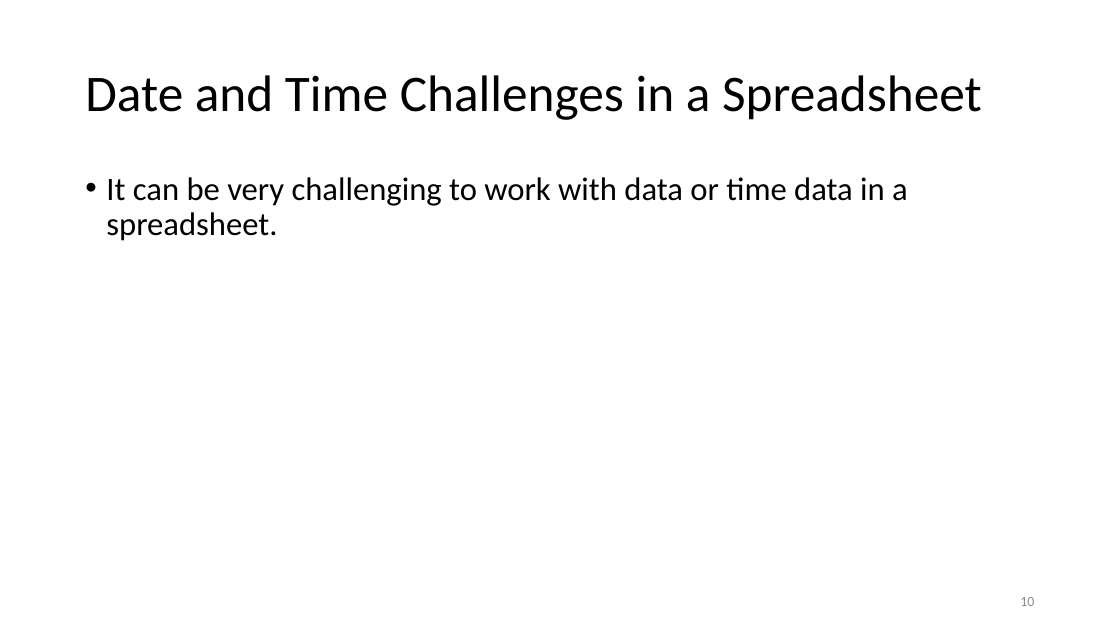
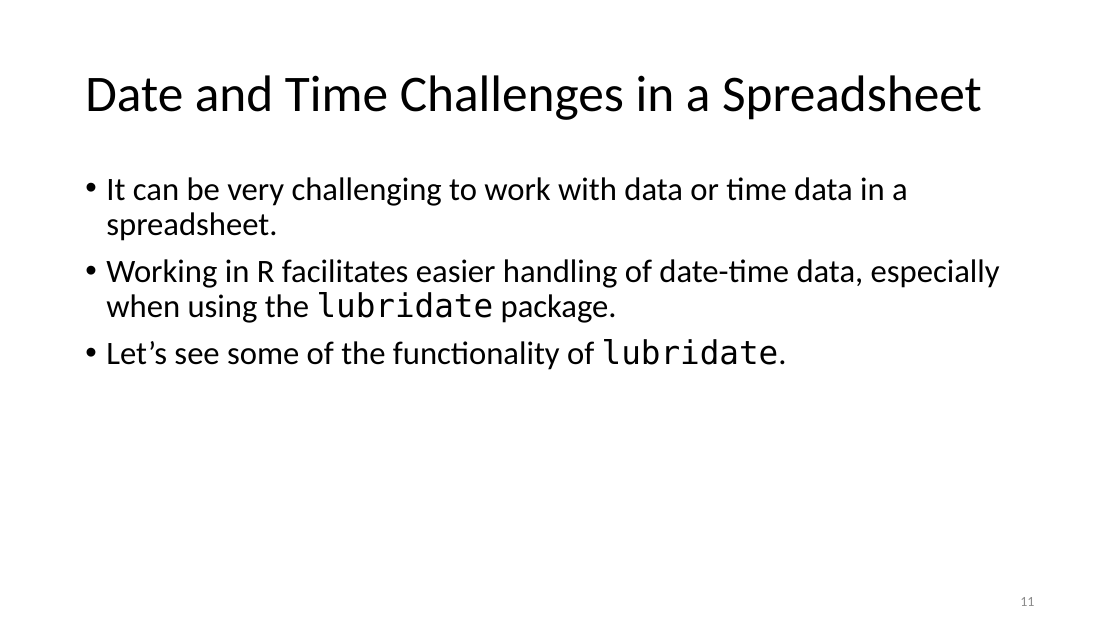
Before and after one commit to jmgraham30/SWBmodules, a slide deck: slide 11 of slides/dates_times_with_r.pptx (slide 10 before the commit). Drawn at 1120x630 pixels with LibreOffice and Linux fonts; fonts in the diff are those of the drawing. Boxes give left, top, right and bottom in pixels: in the first picture for what was removed or moved away, otherwise in the second. Text is boxed around its words. In the diff, an @@ line names an element or a change of style, - is before the commit and + after.

```diff
--- a/slides/dates_times_with_r.pptx
+++ b/slides/dates_times_with_r.pptx
@@ text at (106, 259, 1000, 370): paragraphs added @@
+• Working in R facilitates easier handling of date-time data, especially when using the lubridate package.
+• Let’s see some of the functionality of lubridate.
@@ page number at (1020, 597, 1034, 606): text changed @@
-10
+11
```
Also in this commit, not shown: 1 other slide changed, 5 slides added, 4 slides removed, 2 other files.
